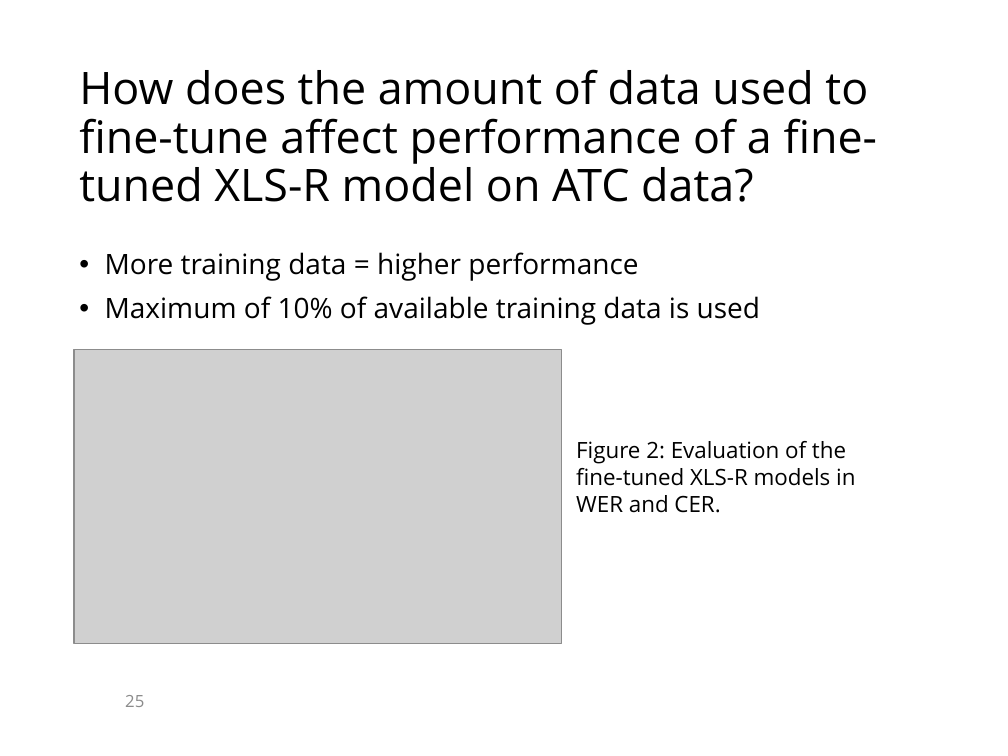
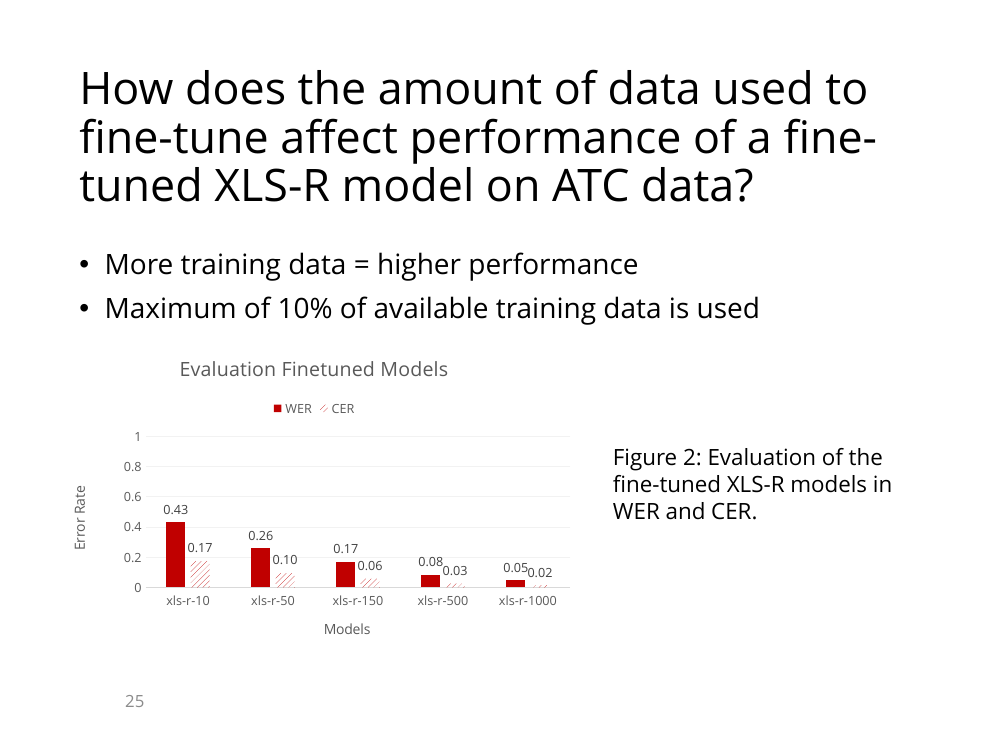
Before and after one commit to KaranChand/ATC, a slide deck: slide 25 of Thesis presentation ATC.pptx. Drawn at 1008x756 pixels with LibreOffice and Linux fonts; fonts in the diff are those of the drawing; grey boxes stand for pictures; background and template pictures are left out. Boxes give left, top, right and bottom in pixels: in the first picture for what was removed or moved away, otherwise in the second. Text is boxed around its words. In the diff, an @@ line names an element or a change of style, - is before the commit and + after.

```diff
--- a/Thesis presentation ATC.pptx
+++ b/Thesis presentation ATC.pptx
@@ column chart added at (47, 339, 582, 659) @@
+title "Evaluation Finetuned Models "
+categories: xls-r-10, xls-r-50, xls-r-150, xls-r-500, xls-r-1000
+WER: 0.43, 0.26, 0.17, 0.08, 0.05
+CER: 0.17, 0.1, 0.06, 0.03, 0.02
@@ picture removed at (74, 350, 561, 644) @@
@@ text "Figure 2: Evaluation of the ...": place and size @@
-text "Figure 2: Evaluation of the ..." at (576, 441, 855, 513)
+text "Figure 2: Evaluation of the ..." at (613, 448, 892, 520)
```
Also in this commit, not shown: 14 other slides changed.
